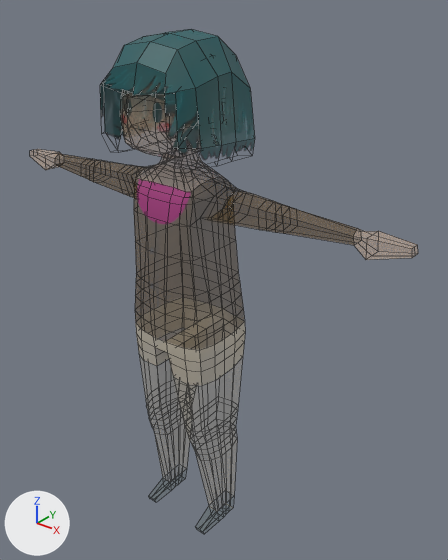
The FBX model Mmmmmm/Assets/3dModels/FBX/CUSTOMERS/animated/CustumerAnimated.fbx: old version first, new version second.
Both versions are drawn from a camera (50 mm lens) standing at (0.0179, -0.0374, 0.0276) and looking at (0.0011, -0.0164, 0.0146). The axes (+X, +Y, +Z) are drawn at lower left. The lights are the same throughout. Mesh edges are drawn as thin lines. Where no turn or scale is listed for an object, it has been applied to the vertices.
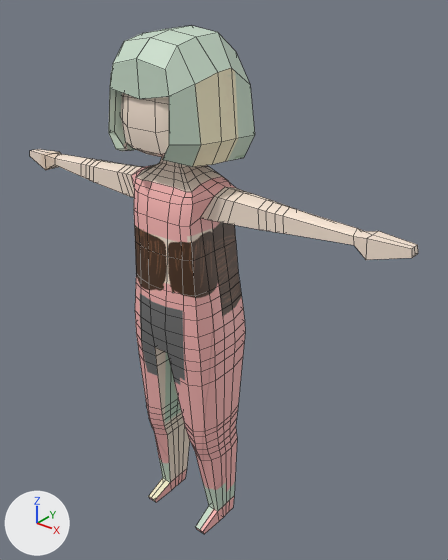
Location of each change, (x1, y1, x2, y2) in pixels of the pictures (448 x 560 px; the box of a moved part takes in the faces that stretch with it):
'pPlane18', recoloured, reshaped, surface changed
    before: (100, 29, 255, 510)
    after: (30, 26, 418, 534)
part 1 of me_mesh, moved or reshaped
    before: (100, 29, 255, 160)
    after: (109, 26, 255, 167)
part 2 of me_mesh, surface changed
    before: (136, 179, 245, 510)
    after: (30, 93, 418, 534)

Diff of the bpy script that builds the scene:
```diff
--- a/Mmmmmm/Assets/3dModels/FBX/CUSTOMERS/animated/CustumerAnimated.fbx.py
+++ b/Mmmmmm/Assets/3dModels/FBX/CUSTOMERS/animated/CustumerAnimated.fbx.py
@@ img_customertex_png @@
+img_customertex_png = load_image('CustomerTex.png', '../Textures/CustomerTex.png', 2661, 2661, 'sRGB')
@@ mat_surfaceshader35 @@
+mat_surfaceshader35 = principled_material('surfaceShader35')
+mat_surfaceshader35.texture = img_customertex_png
@@ me_mesh @@
 # used by ob_pplane18; location = (0.0, 0.0, 0.0)
-me_mesh.from_pydata(...)  # 840 vertices, 832 faces; spans x -0.0108..0.0108, y -0.0206..-0.0153, z 0.0009..0.0258
-me_mesh.materials.append(mat_custoueruv_surfaceshader35)
+me_mesh.from_pydata(...)  # 840 vertices, 832 faces; spans x -0.0108..0.0108, y -0.0204..-0.0153, z 0.0009..0.0259
+# me_mesh part 1: 86 of 840 vertices moved; they spanned x -0.0029..0.0027, y -0.0206..-0.0153, z 0.0208..0.0258 and now span x -0.0029..0.0027, y -0.0204..-0.0153, z 0.0208..0.0259; mean shift (0.0, 0.0, 0.0); largest move (-0.0001, -0.016, 0.0247) -> (-0.0001, -0.0167, 0.024)
+# me_mesh part 2: texture (UV) coordinates of 832 of 832 faces, centred in x -0.0107..0.0107, y -0.0204..-0.0155, z 0.0009..0.0257, changed; they spanned u 0.01..0.96, v 0.03..0.98 and now span u 0.04..1.0, v -0.06..0.98
+me_mesh.materials.append(mat_surfaceshader35)  # picture img_customertex_png
```
